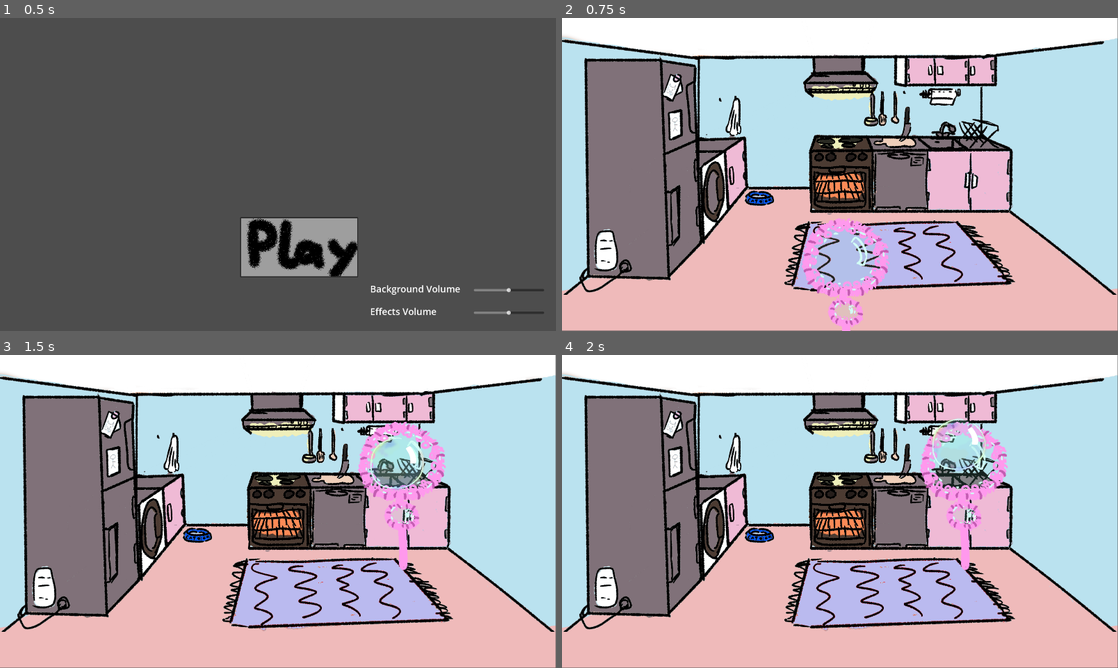
Above: before the commit, frames 1-4 (two rows, left to right).
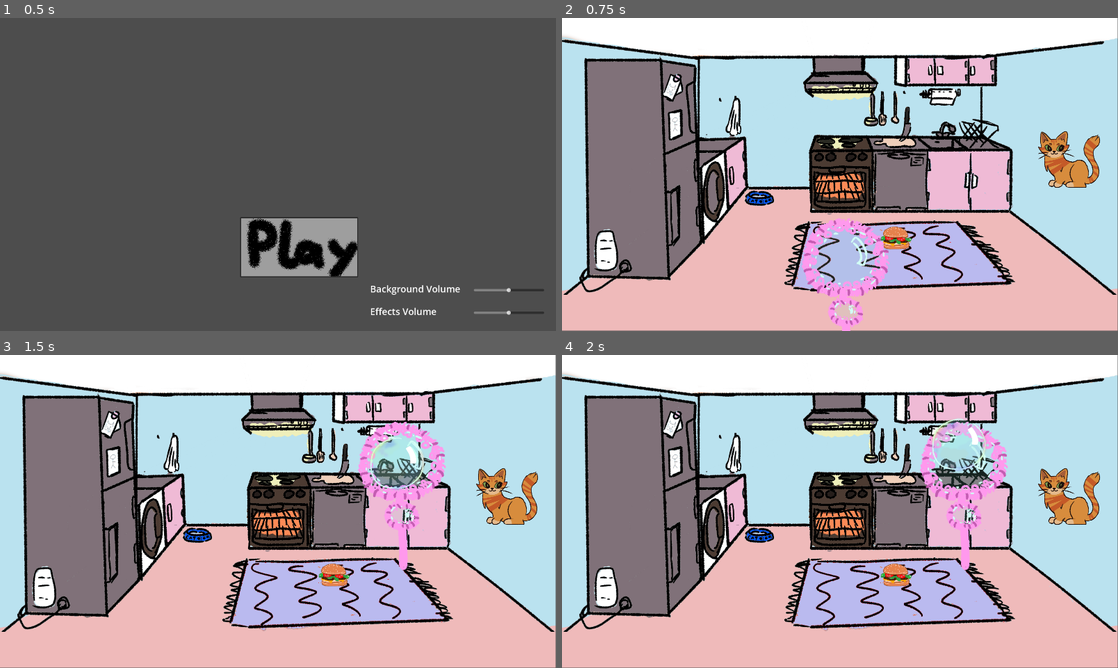
Above: after the commit, the same moments.

Repository: LuckyDiamond2/GGJ2025-Snack-attack-Bubble-Trouble
Game: Godot game, scene res://scenes/title_screen.tscn
The game is run twice, just before and just after one commit, with the same random seed, the same clock (stepped at 60 frames per second) and the same inputs.
Inputs (mouse positions are in pixels of both pictures, inside the frame that each line leads up to):
- Up to frame 1 (0.5 s): no input
- Up to frame 2 (0.75 s): click (862, 246) at 0.5 s
- Up to frame 3 (1.5 s): tap Enter at 1.25 s; move the mouse to (400, 495) at 1.27 s; click (400, 495) at 1.42 s
- Up to frame 4 (2 s): no input

Frame 1 is identical in both runs. In frame 2, 1.6% of the frame differs, in the area x 57-97%, y 36-74%; in frame 3, 1.6%; in frame 4, 1.6%.

Commit message:
fixed some problems of merging

Diff:
--- a/scenes/game_screen.tscn
+++ b/scenes/game_screen.tscn
@@ -1,11 +1,13 @@
-[gd_scene load_steps=7 format=3 uid="uid://bt1yao5k41uaa"]
+[gd_scene load_steps=9 format=3 uid="uid://bt1yao5k41uaa"]
 
 [ext_resource type="Script" path="res://scripts/bubble_cleanup_timer.gd" id="1_g3lkj"]
 [ext_resource type="Script" path="res://scripts/game_screen.gd" id="1_vcpbk"]
 [ext_resource type="Texture2D" uid="uid://crpjmfrbw6y2t" path="res://assets/background/T_Kitchen.png" id="2_k5oik"]
-[ext_resource type="AudioStream" uid="uid://dnapbn6xve8cy" path="res://assets/background/CatTypeBeat.mp3" id="3_cwh5j"]
+[ext_resource type="AudioStream" uid="uid://bjltd6r1vgwej" path="res://assets/background/CatTypeBeat.mp3" id="3_cwh5j"]
 [ext_resource type="Script" path="res://scripts/bgm_audio_stream_player.gd" id="4_bbapu"]
 [ext_resource type="PackedScene" uid="uid://ogqduk7e3hfc" path="res://scenes/t_bubble_wand.tscn" id="4_fvn4u"]
+[ext_resource type="PackedScene" uid="uid://hk1l0uw6vhs8" path="res://scenes/food/hamburger.tscn" id="7_rgc0x"]
+[ext_resource type="PackedScene" uid="uid://c0g21naslexct" path="res://scenes/cats/cat.tscn" id="8_8c6ri"]
 
 [node name="GameScreen" type="Node"]
 script = ExtResource("1_vcpbk")
@@ -31,3 +33,9 @@
 position = Vector2(974, 947)
 
 [node name="Bubbles" type="Node" parent="."]
+
+[node name="Hamburger" parent="." instance=ExtResource("7_rgc0x")]
+position = Vector2(1152, 762)
+
+[node name="Cat" parent="." instance=ExtResource("8_8c6ri")]
+position = Vector2(1751, 481)
Not shown: 1 places in scenes/loose_screen.tscn that only renumber resources
Not shown: 1 places in scenes/title_screen.tscn that only renumber resources
Not shown: 1 places in scenes/win_screen.tscn that only renumber resources
